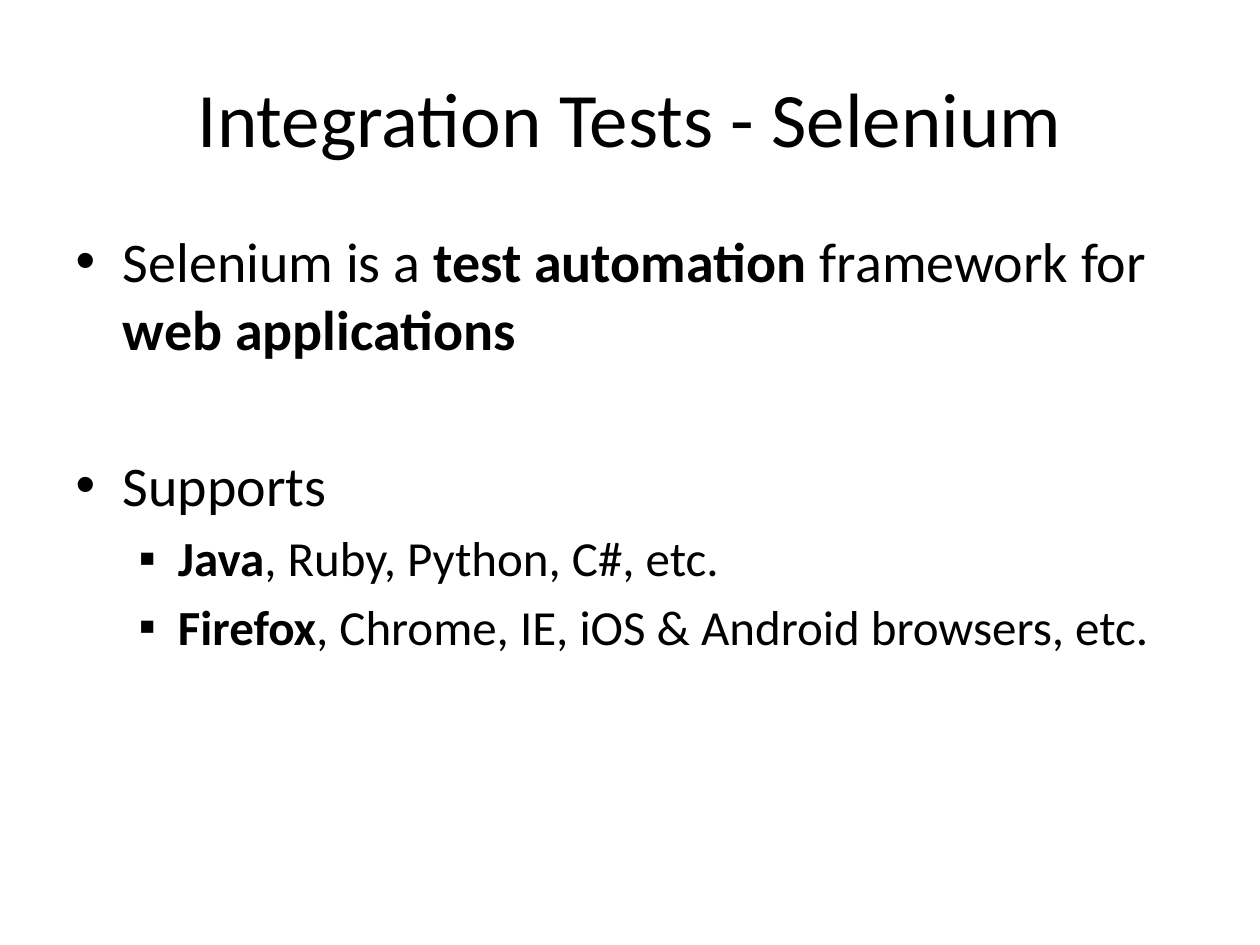
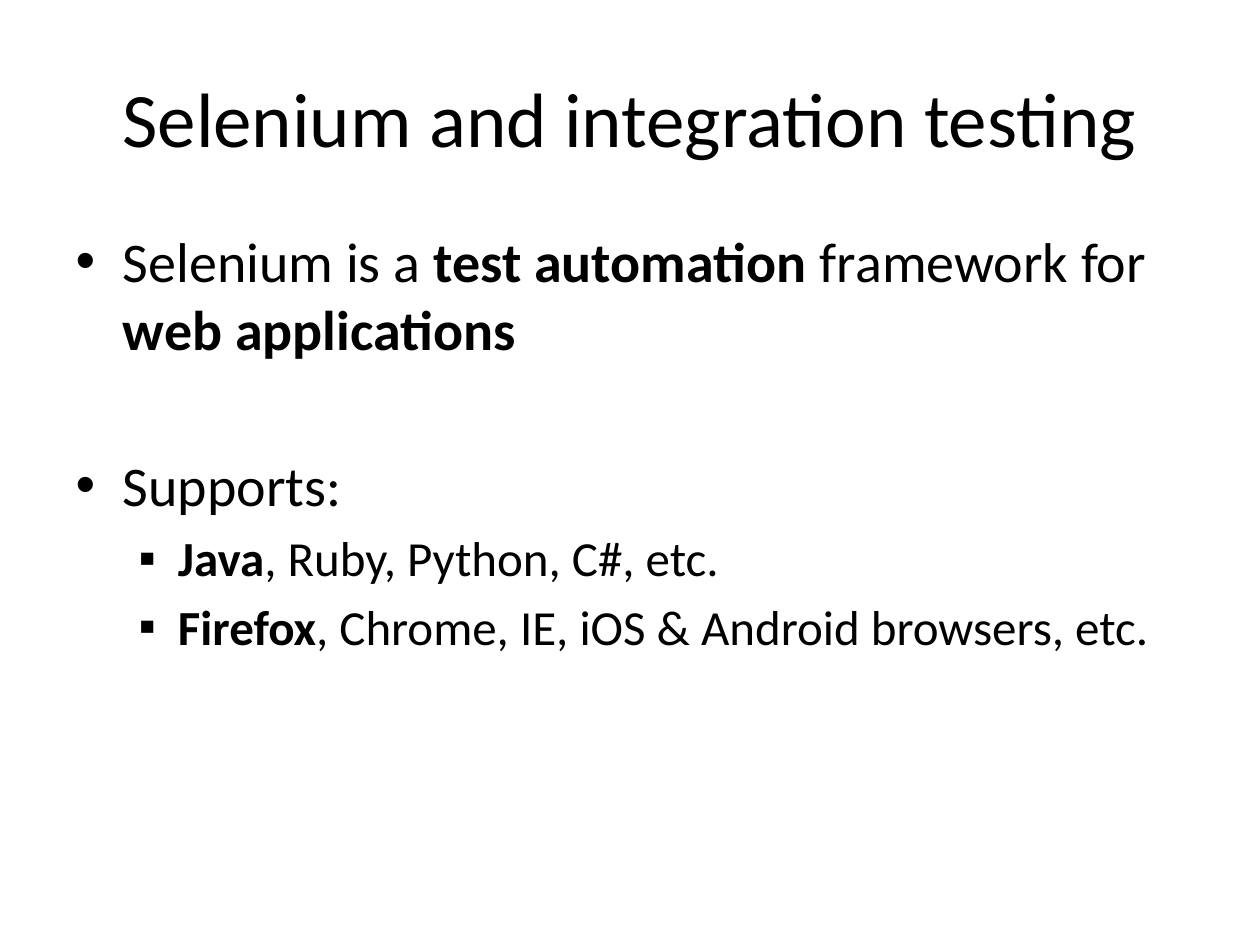
Before and after one commit to lesfurets/mdl4ui, a slide deck: slide 46 of mdl4ui-docs/mdl4ui_cg2013_jba_draft.pptx (slide 41 before the commit). Drawn at 1260x945 pixels with LibreOffice and Linux fonts; fonts in the diff are those of the drawing. Boxes give left, top, right and bottom in pixels: in the first picture for what was removed or moved away, otherwise in the second. Text is boxed around its words. In the diff, an @@ line names an element or a change of style, - is before the commit and + after.

```diff
--- a/mdl4ui-docs/mdl4ui_cg2013_jba_draft.pptx
+++ b/mdl4ui-docs/mdl4ui_cg2013_jba_draft.pptx
@@ title at (122, 93, 1136, 161): text changed @@
-Integration Tests - Selenium
+Selenium and integration testing
@@ text at (123, 469, 342, 515): text changed @@
-• Supports
+• Supports:
```
Also in this commit, not shown: 4 other slides changed, 7 slides added, 1 other file.
